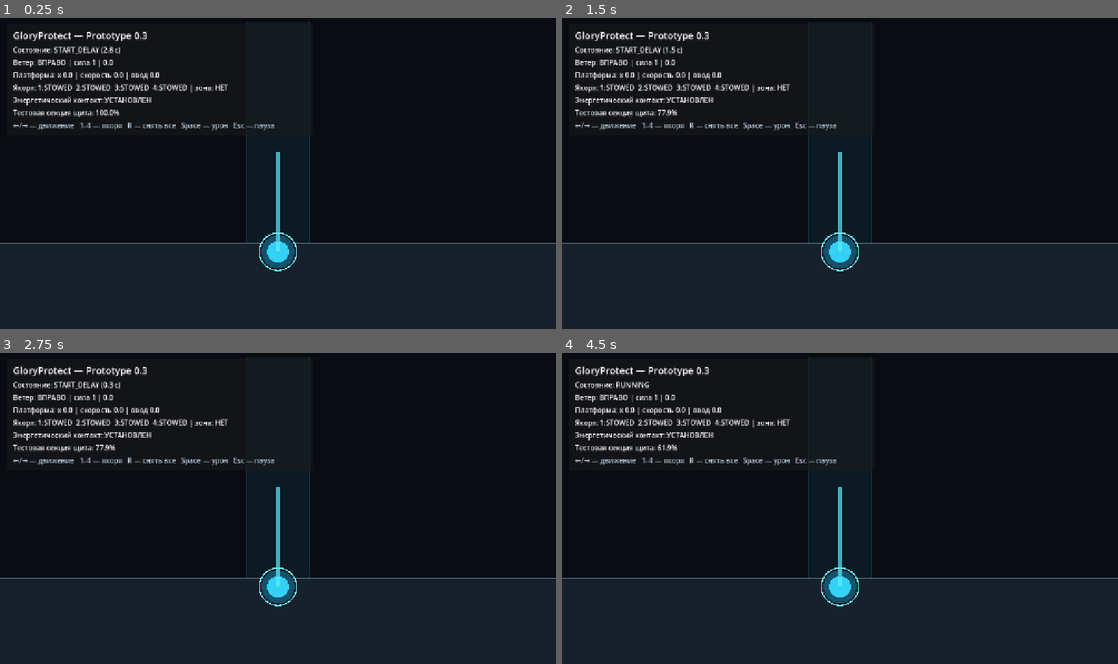
Above: before the commit, frames 1-4 (two rows, left to right).
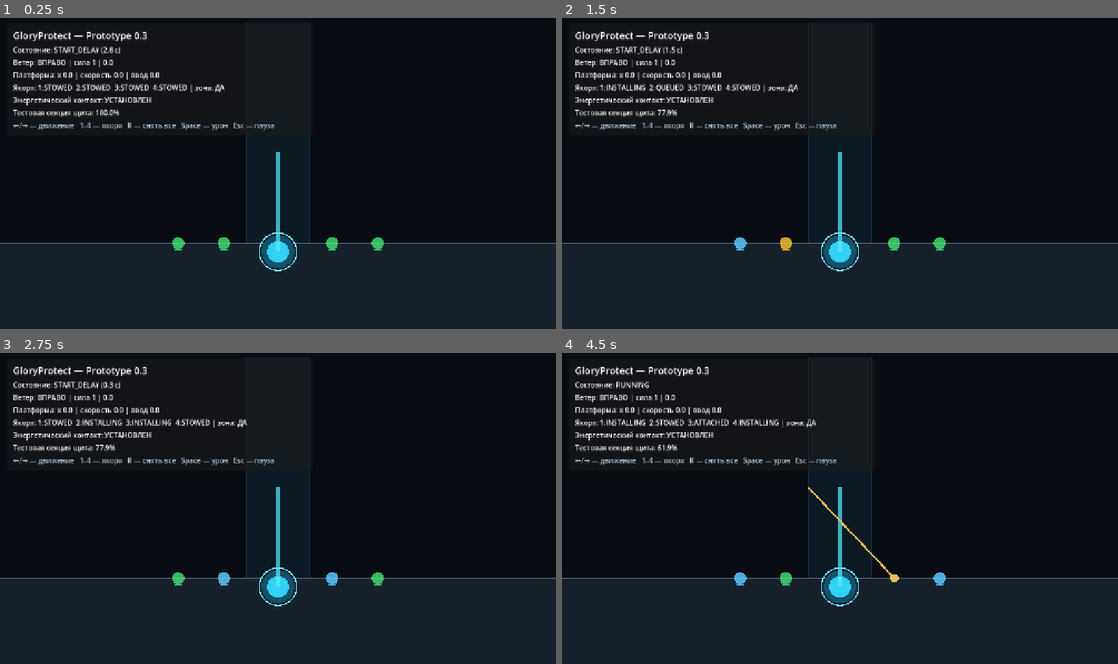
Above: after the commit, the same moments.

Repository: bageus/GloryProtect
Game: Godot game, scene res://scenes/game/game_root.tscn
Two runs of this game, one before a commit and one after it. Both use one fixed random seed, a clock stepped at 60 frames per second and the inputs below.
Inputs:
- Up to frame 1 (0.25 s): no input
- Up to frame 2 (1.5 s): tap Enter (ui_accept) at 0.5, 0.77, 1.25 s; hold Right (ui_right) 0.53-1.28 s; tap 1 at 0.6 s; hold Left (ui_left) from 1.28 s (still down); tap 2 at 1.35 s
- Up to frame 3 (2.75 s): tap Enter (ui_accept) at 1.52 s; release Left (ui_left) at 2.03 s; hold Right (ui_right) from 2.03 s (still down); tap 3 at 2.1 s
- Up to frame 4 (4.5 s): tap 4 at 2.85 s; tap Enter (ui_accept) at 3.02, 3.77, 4.25 s; release Right (ui_right) at 3.53 s; hold Left (ui_left) from 3.53 s (still down); tap R at 3.6 s; tap 1 at 4.35 s

The runs differ from the first frame. In frame 1, 0.3% of the frame differs, in the area x 31-69%, y 21-75%; in frame 2, 0.9%; in frame 3, 0.8%; in frame 4, 1.0%, in the area x 8-69%, y 21-75%.
Error before the commit: Parse Error: Cannot infer the type of "attachment_y" variable because the value doesn't have a set type. (res://scripts/anchors/anchor_geometry.gd:90)
Error after the commit: Assertion failed: WindSystem requires WindBalance (res://scripts/platform/wind_system.gd:17)

Commit message:
refactor: consume platform geometry through public interface

Diff:
--- a/scripts/anchors/anchor_geometry.gd
+++ b/scripts/anchors/anchor_geometry.gd
@@ -46,7 +46,7 @@
 	return Vector2(
 		_platform.position.x + get_platform_attachment_local_x(anchor_id),
 		_platform.position.y
-			+ _platform.platform_height * _balance.platform_attachment_y_factor
+			+ _platform.get_platform_height() * _balance.platform_attachment_y_factor
 	)
 
 
@@ -88,7 +88,7 @@
 func get_max_horizontal_rope_distance() -> float:
 	var attachment_y := (
 		_platform.position.y
-		+ _platform.platform_height * _balance.platform_attachment_y_factor
+		+ _platform.get_platform_height() * _balance.platform_attachment_y_factor
 	)
 	var vertical_distance := absf(_ground_y - attachment_y)
 	var squared_horizontal := (
